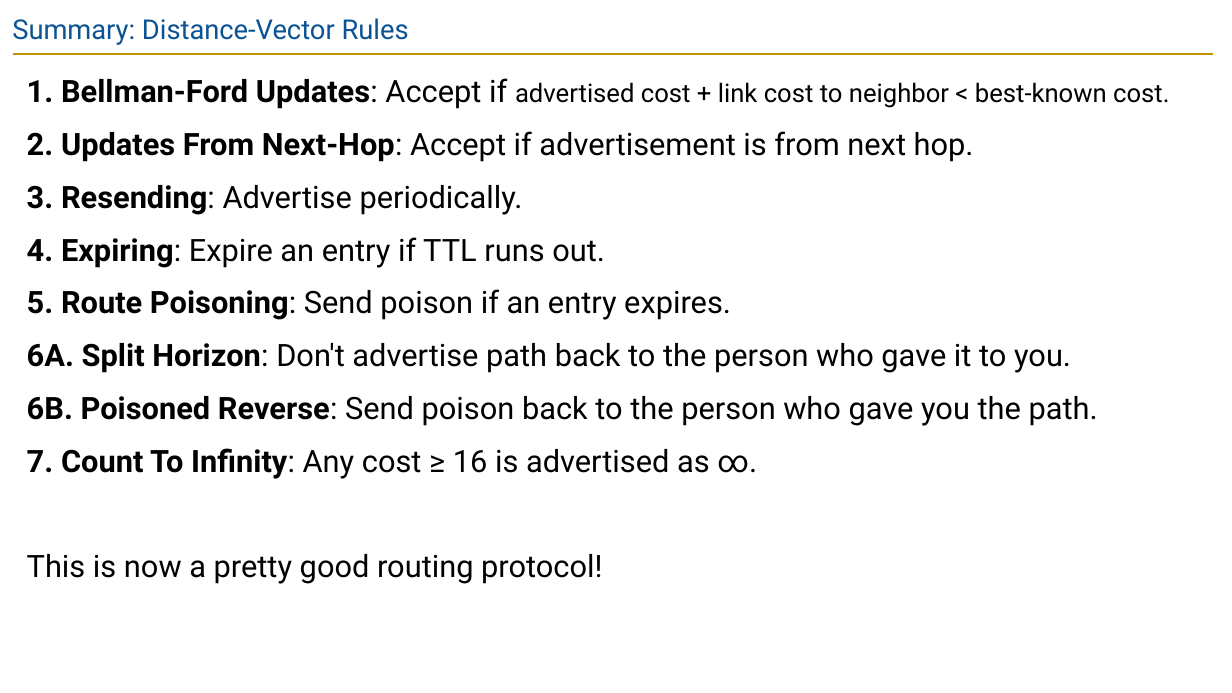
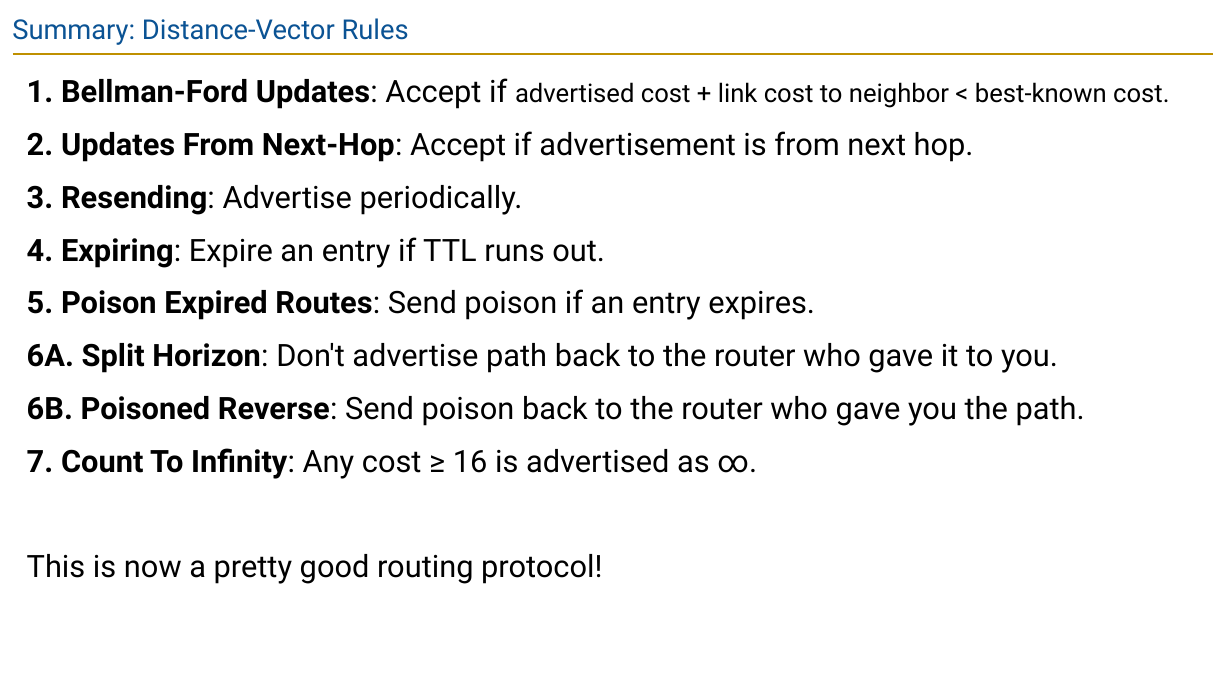
Before and after one commit to guhofstra/CSC175Sp26, a slide deck: slide 113 of PPTs/Lecture 5.2 - Distance-Vector.pptx. Drawn at 1232x693 pixels with LibreOffice and Linux fonts; fonts in the diff are those of the drawing. Boxes give left, top, right and bottom in pixels: in the first picture for what was removed or moved away, otherwise in the second. Text is boxed around its words. In the diff, an @@ line names an element or a change of style, - is before the commit and + after.

```diff
--- a/PPTs/Lecture 5.2 - Distance-Vector.pptx
+++ b/PPTs/Lecture 5.2 - Distance-Vector.pptx
@@ text at [27,289,1085,426]: text changed @@
-5. Route Poisoning: Send poison if an entry expires.
-6A. Split Horizon: Don't advertise path back to the person who gave it to you.
-6B. Poisoned Reverse: Send poison back to the person who gave you the path.
+5. Poison Expired Routes: Send poison if an entry expires.
+6A. Split Horizon: Don't advertise path back to the router who gave it to you.
+6B. Poisoned Reverse: Send poison back to the router who gave you the path.
```
Also in this commit, not shown: 22 other slides changed, 2 other files.
